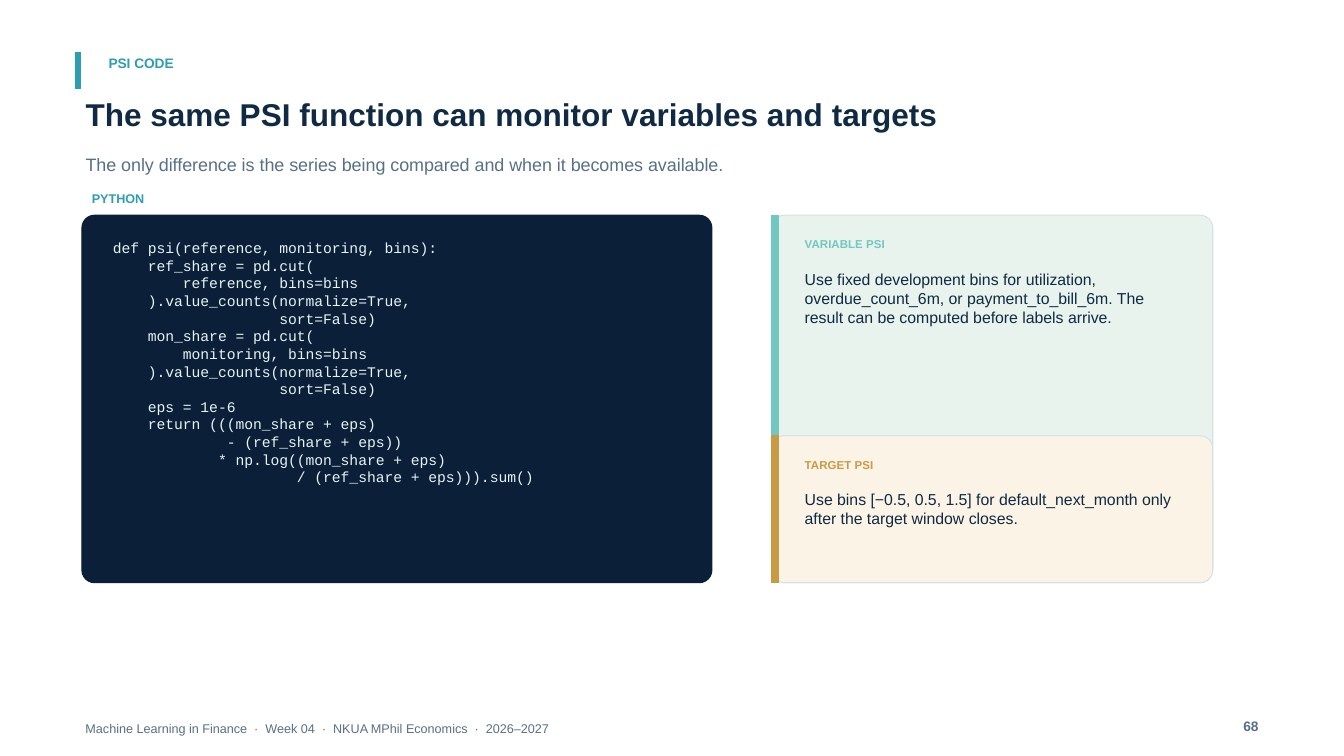
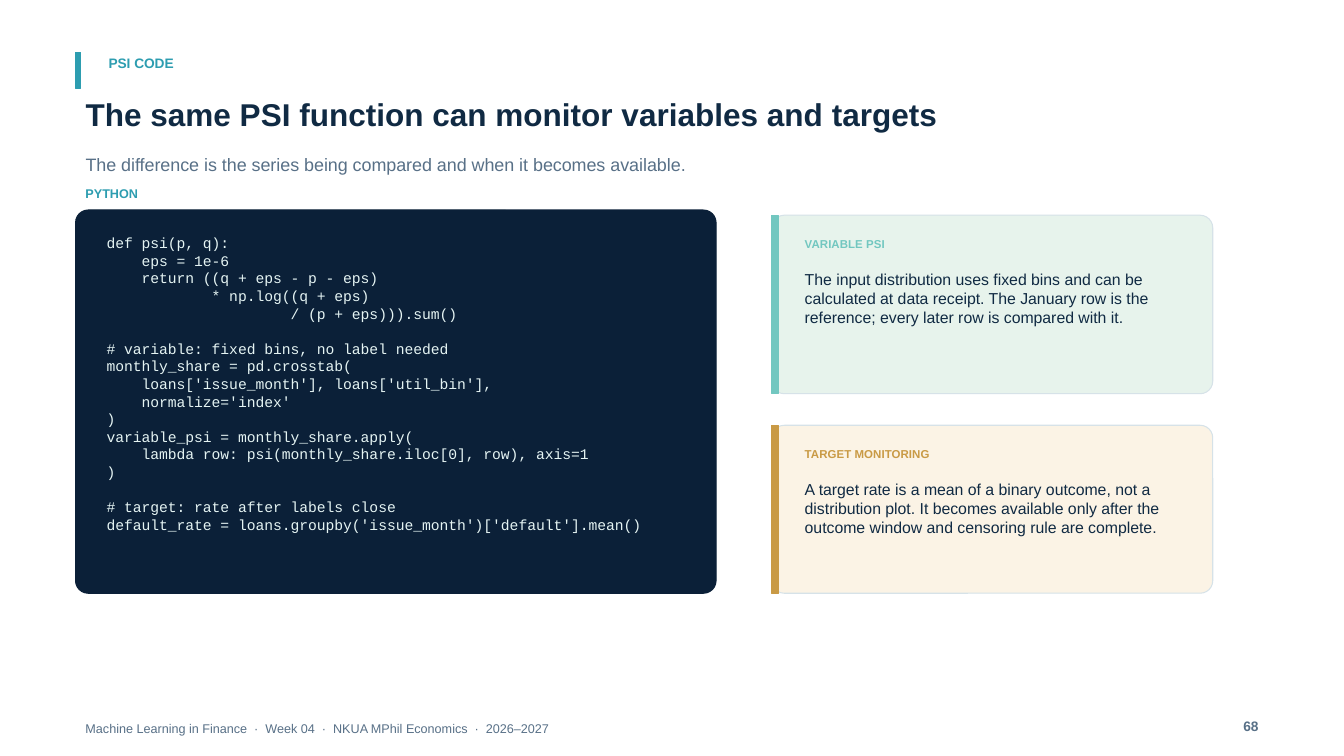
Before and after one commit to fkottas/Teaching-Courses, a slide deck: slide 68 of Machine Learning in Finance/2026-2027/lectures/week-04/slides/Lecture_04_Feature_Engineering_for_Financial_Data_2026-2027.pptx. Drawn at 1344x756 pixels with LibreOffice and Linux fonts; fonts in the diff are those of the drawing. Boxes give left, top, right and bottom in pixels: in the first picture for what was removed or moved away, otherwise in the second. Text is boxed around its words. In the diff, an @@ line names an element or a change of style, - is before the commit and + after.

Commit message:
Refresh Week 4 monitoring visuals, mathematics, and navigation

```diff
--- a/Machine Learning in Finance/2026-2027/lectures/week-04/slides/Lecture_04_Feature_Engineering_for_Financial_Data_2026-2027.pptx
+++ b/Machine Learning in Finance/2026-2027/lectures/week-04/slides/Lecture_04_Feature_Engineering_for_Financial_Data_2026-2027.pptx
@@ text at bbox=[86, 158, 685, 175]: text changed @@
-The only difference is the series being compared and when it becomes available.
+The difference is the series being compared and when it becomes available.
@@ text "PYTHON": place and size @@
-text "PYTHON" at bbox=[92, 194, 145, 203]
+text "PYTHON" at bbox=[85, 189, 138, 198]
@@ rounded rectangle: place and size @@
-rounded rectangle at bbox=[82, 216, 712, 584]
+rounded rectangle at bbox=[76, 210, 716, 593]
@@ text at bbox=[107, 237, 229, 251]: text changed @@
-def psi(reference, monitoring, bins):
-ref_share = pd.cut(
-reference, bins=bins
-).value_counts(normalize=True,
-sort=False)
-mon_share = pd.cut(
-monitoring, bins=bins
-).value_counts(normalize=True,
-sort=False)
+def psi(p, q):
@@ proportions changed in 3 elements at bbox=[76, 210, 716, 593], bbox=[772, 425, 1214, 594], bbox=[772, 216, 1214, 394] @@
@@ rounded rectangle: place and size @@
-rounded rectangle at bbox=[772, 216, 1214, 584]
+rounded rectangle at bbox=[772, 216, 1214, 394]
@@ rectangle: place and size @@
-rectangle at bbox=[772, 216, 778, 584]
+rectangle at bbox=[772, 216, 778, 394]
@@ text at bbox=[107, 273, 641, 533]: text changed @@
-return (((mon_share + eps)
-- (ref_share + eps))
-* np.log((mon_share + eps)
-/ (ref_share + eps))).sum()
+return ((q + eps - p - eps)
+* np.log((q + eps)
+/ (p + eps))).sum()
+# variable: fixed bins, no label needed
+monthly_share = pd.crosstab(
+loans['issue_month'], loans['util_bin'],
+normalize='index'
+)
+variable_psi = monthly_share.apply(
+lambda row: psi(monthly_share.iloc[0], row), axis=1
+)
+# target: rate after labels close
+default_rate = loans.groupby('issue_month')['default'].mean()
@@ text at bbox=[805, 273, 1148, 327]: text changed @@
-Use fixed development bins for utilization, overdue_count_6m, or payment_to_bill_6m. The result can be computed before labels arrive.
+The input distribution uses fixed bins and can be calculated at data receipt. The January row is the reference; every later row is compared with it.
@@ rounded rectangle: place and size @@
-rounded rectangle at bbox=[772, 436, 1214, 583]
+rounded rectangle at bbox=[772, 425, 1214, 594]
@@ rectangle: place and size @@
-rectangle at bbox=[772, 436, 778, 583]
+rectangle at bbox=[772, 425, 778, 594]
@@ text at bbox=[805, 450, 930, 458]: text changed @@
-TARGET PSI
+TARGET MONITORING
@@ text at bbox=[805, 483, 1159, 537]: text changed @@
-Use bins [−0.5, 0.5, 1.5] for default_next_month only after the target window closes.
+A target rate is a mean of a binary outcome, not a distribution plot. It becomes available only after the outcome window and censoring rule are complete.
```
Also in this commit, not shown: 3 other slides changed, 5 slides added, 5 slides removed, 11 other files.
